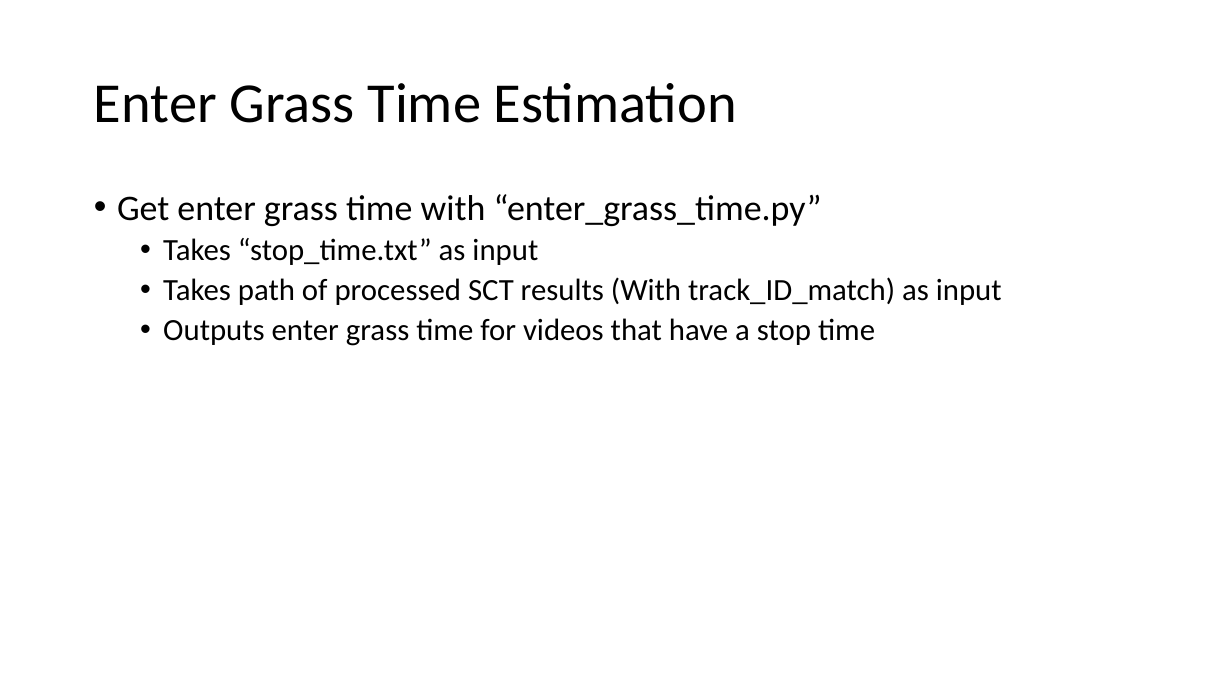
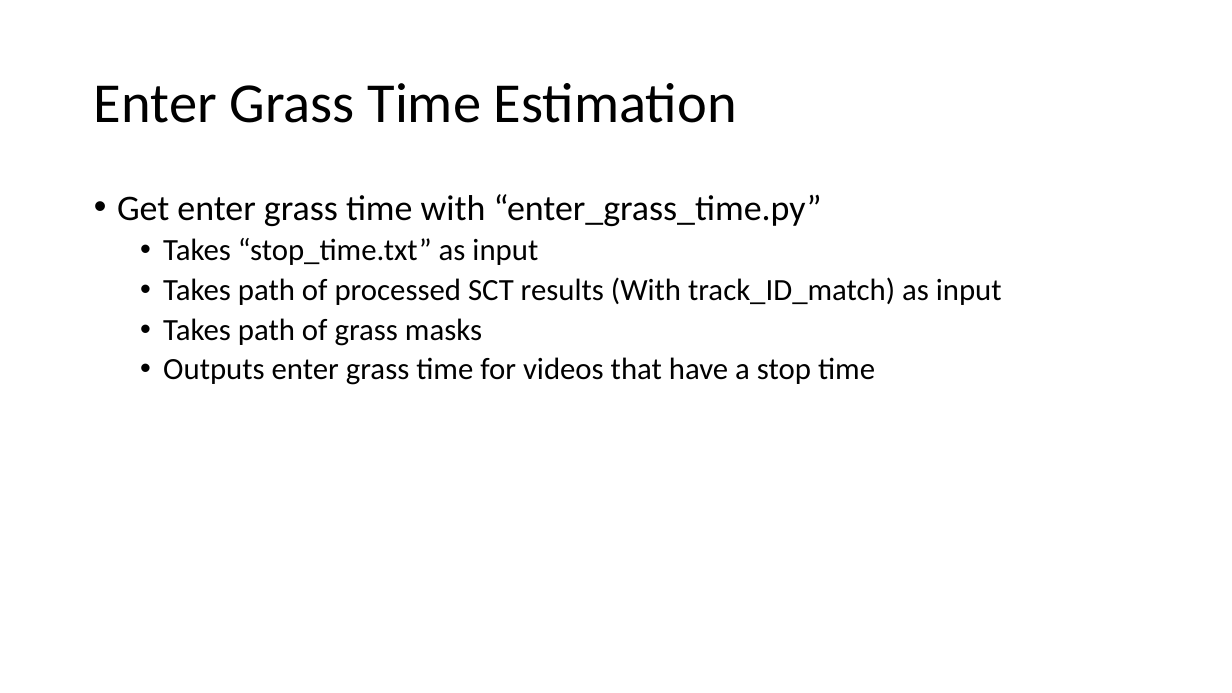
Before and after one commit to ipl-uw/2019-CVPR-AIC-Track-3-UWIPL, a slide deck: slide 4 of time decision/time decision functions usage.pptx. Drawn at 1232x693 pixels with LibreOffice and Linux fonts; fonts in the diff are those of the drawing. Boxes give left, top, right and bottom in pixels: in the first picture for what was removed or moved away, otherwise in the second. Text is boxed around its words. In the diff, an @@ line names an element or a change of style, - is before the commit and + after.

Commit message:
Update code for Gaoang's two step approach to getting stop time

```diff
--- a/time decision/time decision functions usage.pptx
+++ b/time decision/time decision functions usage.pptx
@@ text at bbox=[163, 318, 482, 346]: paragraph added @@
+  • Takes path of grass masks
```
Also in this commit, not shown: 2 other slides changed, 4 other files.
